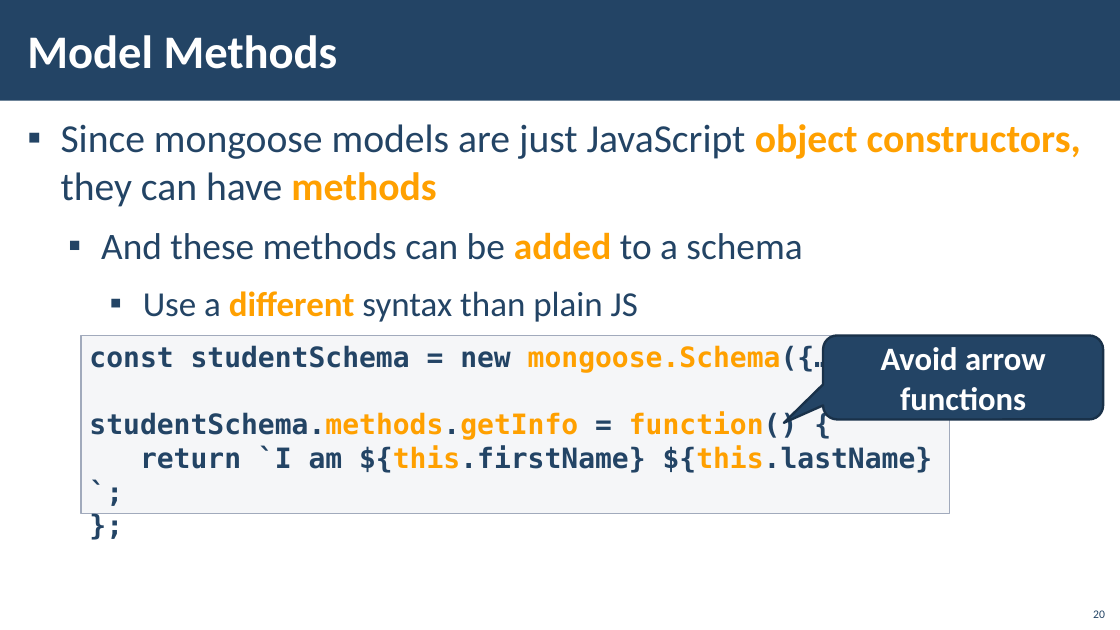
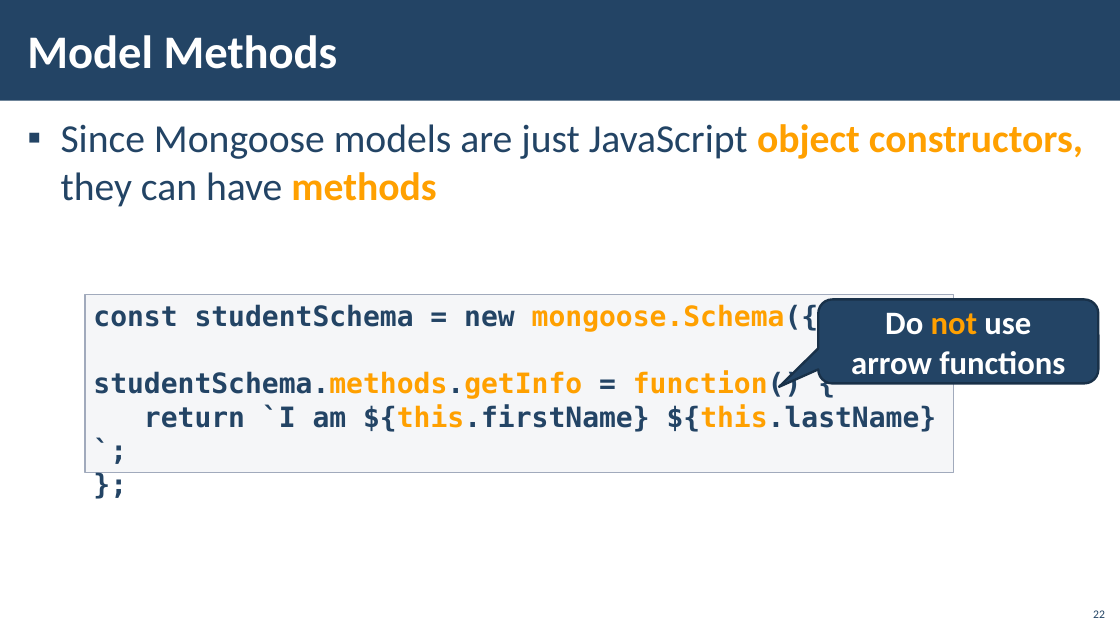
Before and after one commit to ErayErol/Software-University-Courses, a slide deck: slide 22 of 2021.09 - [ JS Back End ]/05 - [ NoSQL And MongoDB ]/00 - [ Resources ]/Presentation.pptx (slide 20 before the commit). Drawn at 1120x630 pixels with LibreOffice and Linux fonts; fonts in the diff are those of the drawing; background and template pictures are left out. Boxes give left, top, right and bottom in pixels: in the first picture for what was removed or moved away, otherwise in the second. Text is boxed around its words. In the diff, an @@ line names an element or a change of style, - is before the commit and + after.

```diff
--- a/2021.09 - [ JS Back End ]/05 - [ NoSQL And MongoDB ]/00 - [ Resources ]/Presentation.pptx
+++ b/2021.09 - [ JS Back End ]/05 - [ NoSQL And MongoDB ]/00 - [ Resources ]/Presentation.pptx
@@ text at [61, 124, 1083, 207]: text changed @@
-▪ Since mongoose models are just JavaScript object constructors, they can have methods
-  ▪ And these methods can be added to a schema
-    ▪ Use a different syntax than plain JS
+▪ Since Mongoose models are just JavaScript object constructors, they can have methods
@@ rectangle "const studentSchema = new mongoose.Schema({…});": place and size @@
-rectangle "const studentSchema = new mongoose.Schema({…});" at [82, 335, 949, 513]
+rectangle "const studentSchema = new mongoose.Schema({…});" at [85, 294, 953, 472]
@@ rounded speech box "Do not use arrow functions": place and size @@
-rounded speech box "Do not use arrow functions" at [823, 335, 1103, 419]
+rounded speech box "Do not use arrow functions" at [818, 299, 1098, 383]
@@ text in rounded speech box at [851, 312, 1065, 375]: text changed @@
-Avoid arrow functions
+Do not use
+arrow functions
@@ page number at [1093, 610, 1105, 618]: text changed @@
-20
+22
```
Also in this commit, not shown: 21 other slides changed, 6 slides added.
